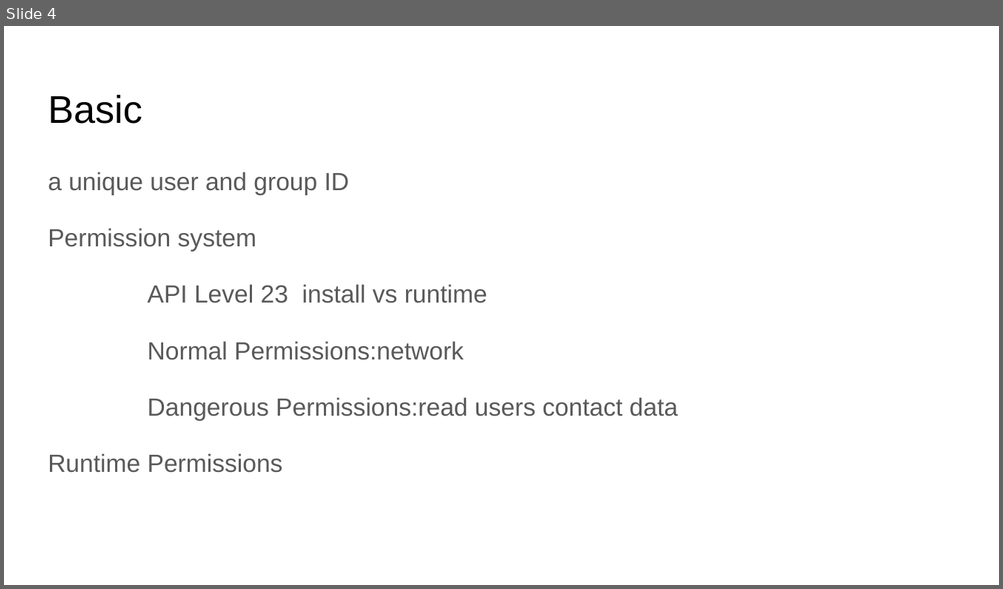
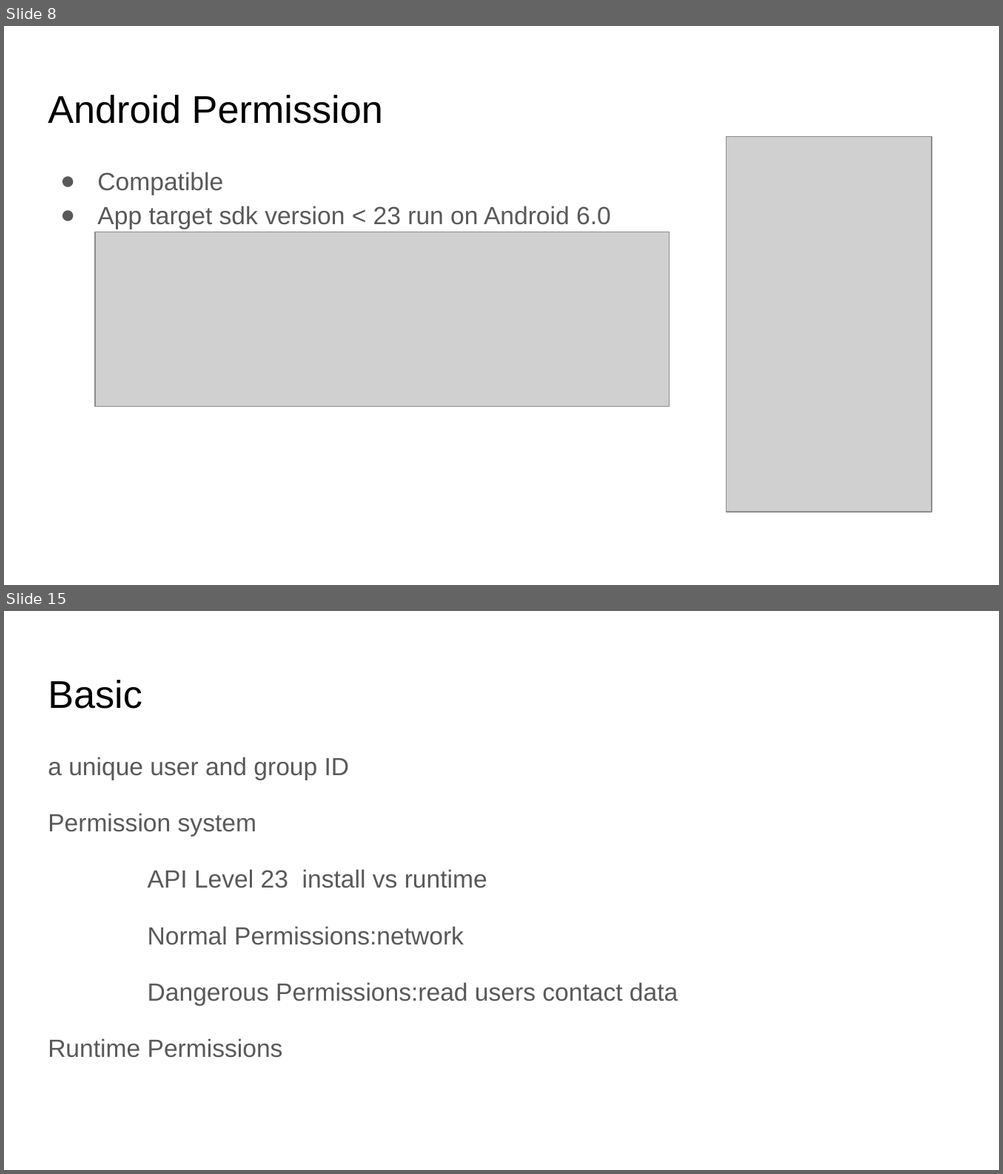
Before and after one commit to martinkro/android-studio-samples, a slide deck: docs/Android Permission.pptx. Shown one above the other, each under a label of ours: slide 4 before the commit, slides 8 and 15 after it; the slides between them are not shown. The pictures are 1003x589 and 1003x1174 pixels, drawn with LibreOffice and Linux fonts; fonts in the diff are those of the drawing; grey boxes stand for pictures. Boxes give left, top, right and bottom in pixels: in the first picture for what was removed or moved away, otherwise in the second. Text is boxed around its words. In the diff, an @@ line names an element or a change of style, - is before the commit and + after.

```diff
--- a/docs/Android Permission.pptx
+++ b/docs/Android Permission.pptx
@@ slide 8 added at (x1=4, y1=26, x2=999, y2=585), background #FFFFFF @@
@@ title added at (x1=48, y1=95, x2=383, y2=124), 28 pt, text #000000 @@
+Android Permission
@@ picture added at (x1=726, y1=136, x2=931, y2=512) @@
@@ text added at (x1=97, y1=172, x2=611, y2=229), 18 pt, text #595959 @@
+● Compatible
+● App target sdk version < 23 run on Android 6.0
@@ picture added at (x1=96, y1=232, x2=669, y2=407) @@
@@ what was slide 4 is now slide 15 @@
```
Also in this commit, not shown: 3 slides changed, 10 other slides added, 4 other files.
